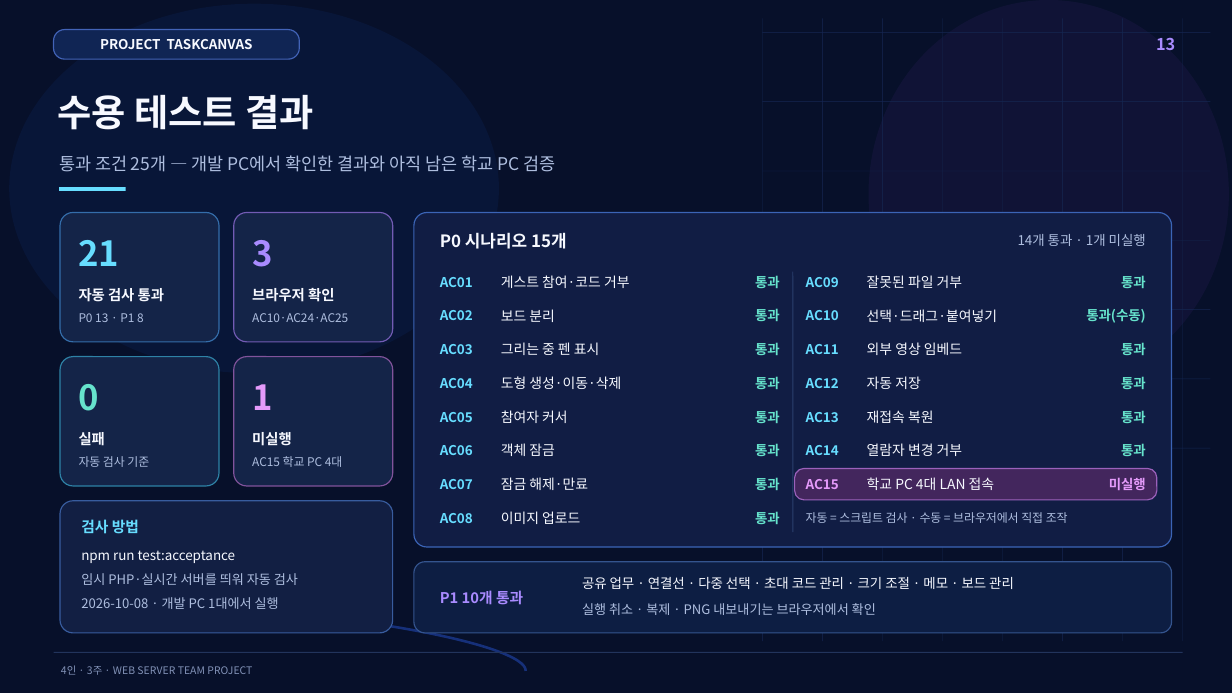
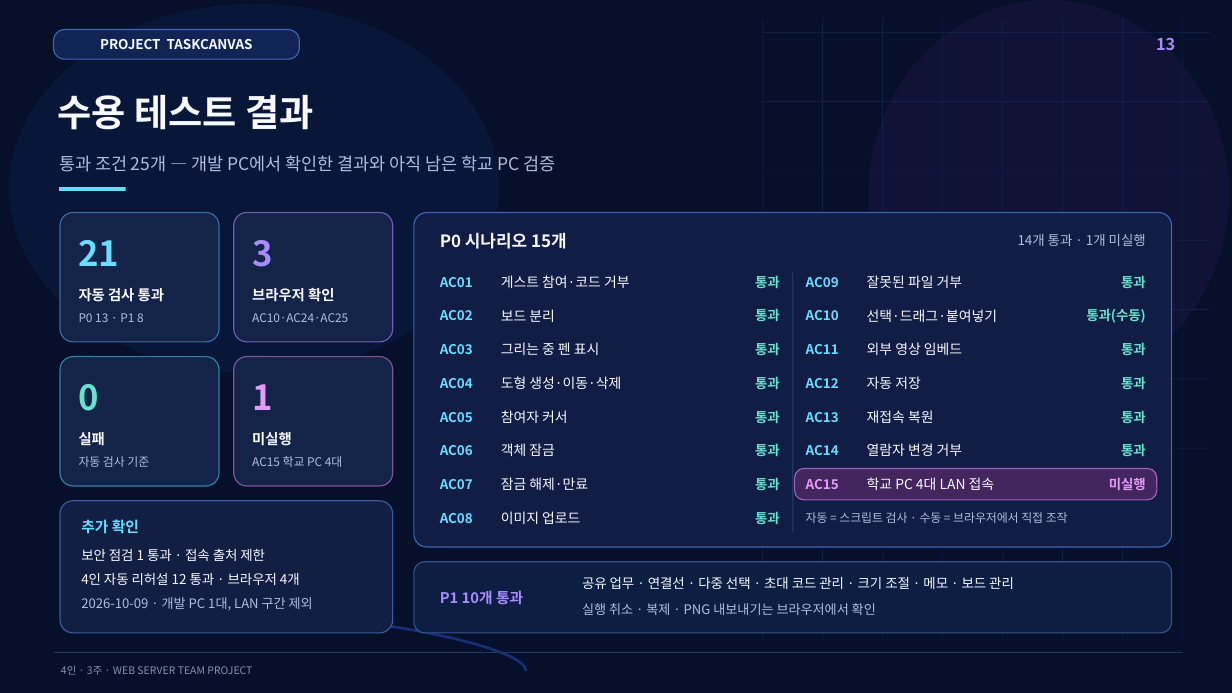
Before and after one commit to siwoo440/TaskCanvas, a slide deck: slide 13 of presentation/TaskCanvas_팀프로젝트_발표자료_14장.pptx. Drawn at 1232x693 pixels with LibreOffice and Linux fonts; fonts in the diff are those of the drawing. Boxes give left, top, right and bottom in pixels: in the first picture for what was removed or moved away, otherwise in the second. Text is boxed around its words. In the diff, an @@ line names an element or a change of style, - is before the commit and + after.

Commit message:
15일차 : 새로고침 시 보드 유지·접속 PC 점검 화면·발표 자료 보강
- 새로고침해도 보던 보드와 위치·배율로 돌아오는 복원 추가
- 접속 PC 가 브라우저로 여는 접속 점검 화면(check.html) 추가
- 점검 화면의 왕복 시간 측정용 실시간 응답(net:ping) 추가
- 입장 화면에 접속 점검 링크 추가
- 실시간 연결 실패 안내와 사전 점검 출력이 점검 화면 주소를 알려 주도록 수정
- 리허설에 접속 점검 화면 확인 추가
- 리허설의 새로고침 장면을 보던 보드·위치 복귀 검사로 수정
- 발표 자료 13장에 보안 점검·자동 리허설 결과 추가
- 발표 자료 14장의 학교 PC 검증 대응 문구와 발표자 노트 수정
- 입장 화면 캡처와 14장 미리보기 이미지 수정
- 시연 대본·배포 가이드·수용 테스트·실시간 계약 문서와 README 수정

```diff
--- a/presentation/TaskCanvas_팀프로젝트_발표자료_14장.pptx
+++ b/presentation/TaskCanvas_팀프로젝트_발표자료_14장.pptx
@@ text at (81,519,139,534): text changed @@
-검사 방법
+추가 확인
@@ text at (81,549,265,561): text changed @@
-npm run test:acceptance
+보안 점검 1 통과 · 접속 출처 제한
@@ text at (81,597,313,610): text changed @@
-2026-10-08 · 개발 PC 1대에서 실행
+2026-10-09 · 개발 PC 1대, LAN 구간 제외
@@ text at (81,573,300,585): text changed; size 10.2 to 10.5 pt; text colour #AEBEDF to #F7F9FF @@
-임시 PHP·실시간 서버를 띄워 자동 검사
+4인 자동 리허설 12 통과 · 브라우저 4개
```
Also in this commit, not shown: 1 other slide changed, 22 other files.
